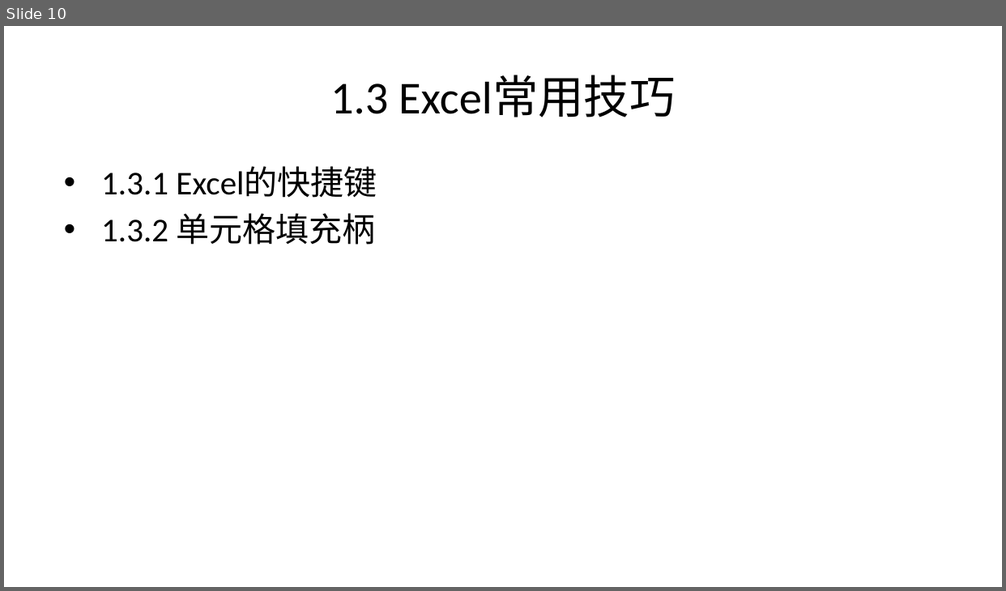
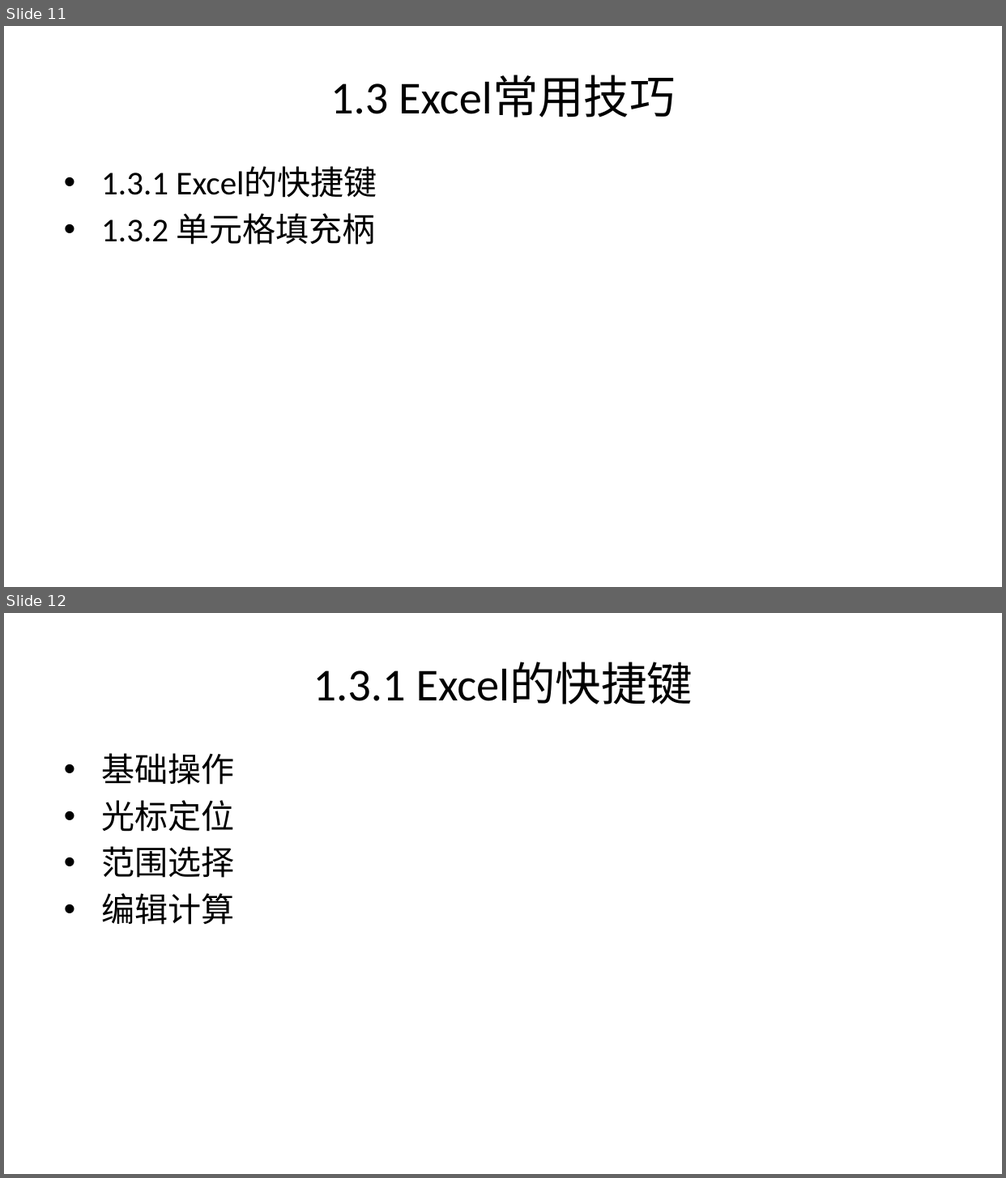
Before and after one commit to lizongzhang/excelstat, a slide deck: docs/chap1_slide.pptx. Shown one above the other, each under a label of ours: slide 10 before the commit, slides 11 and 12 after it. The pictures are 1006x591 and 1006x1178 pixels, drawn with LibreOffice and Linux fonts; fonts in the diff are those of the drawing. Boxes give left, top, right and bottom in pixels: in the first picture for what was removed or moved away, otherwise in the second. Text is boxed around its words. In the diff, an @@ line names an element or a change of style, - is before the commit and + after.

```diff
--- a/docs/chap1_slide.pptx
+++ b/docs/chap1_slide.pptx
@@ slide 12 added at <box>4,613,1002,1174</box>, background #FFFFFF @@
@@ title added at <box>313,662,693,705</box>, 33 pt, text #000000 @@
+1.3.1 Excel的快捷键
@@ text added at <box>101,753,234,925</box>, 24 pt, text #000000 @@
+• 基础操作
+• 光标定位
+• 范围选择
+• 编辑计算
@@ what was slide 10 is now slide 11 @@
```
Also in this commit, not shown: 4 slides changed, 3 other slides added, 39 other files.
